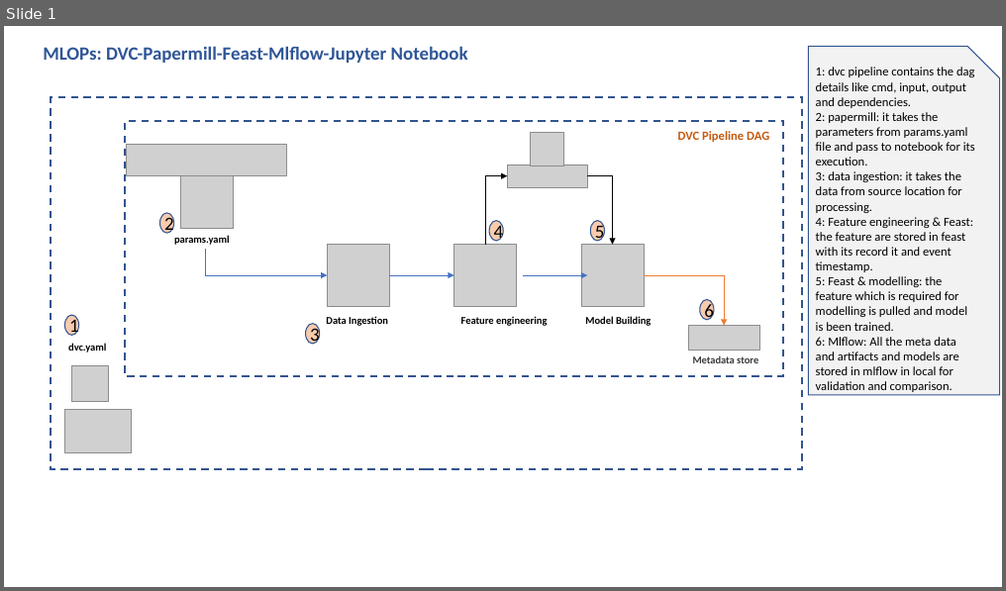
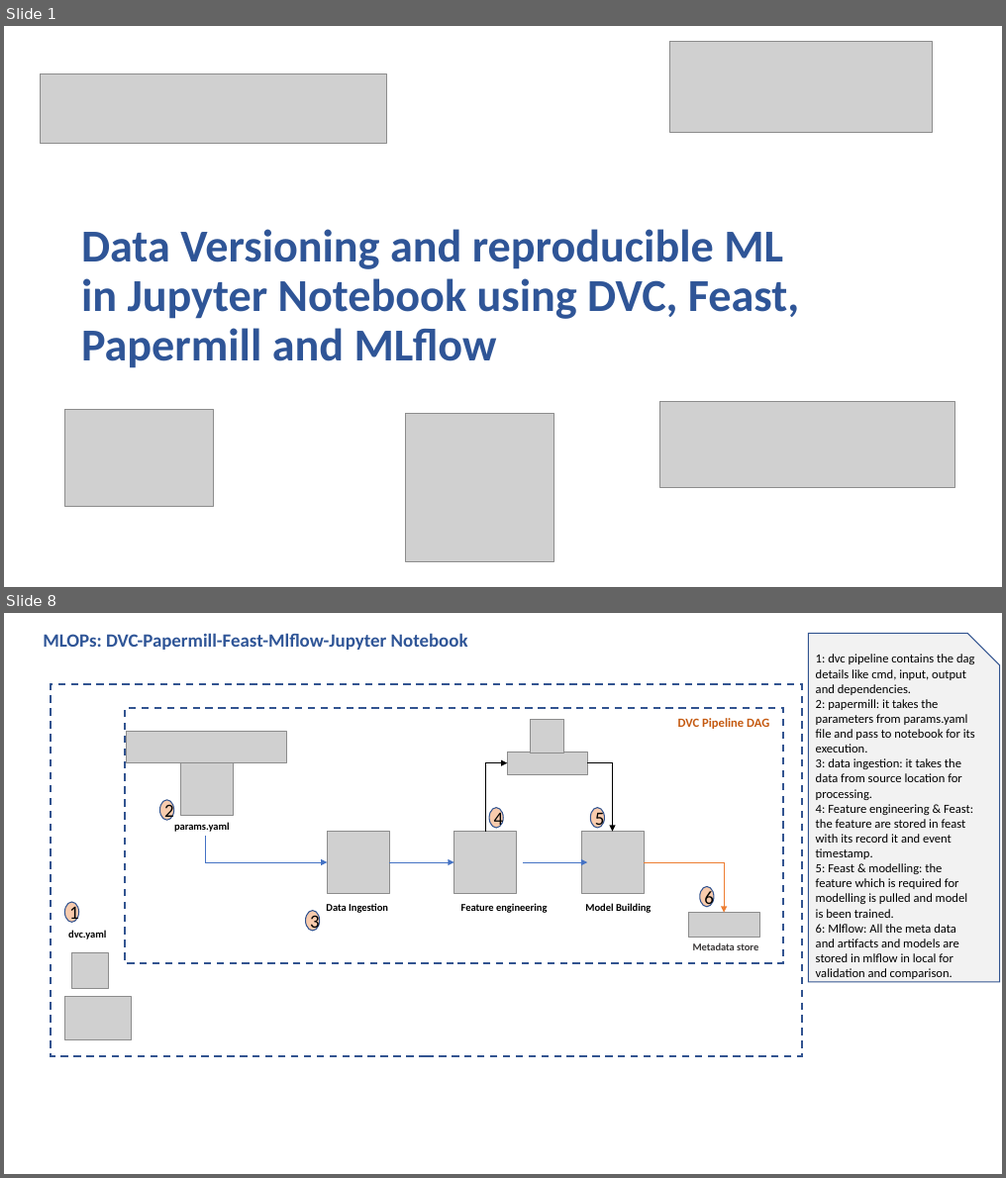
Before and after one commit to KarryHarsh/MLOPS-PoC, a slide deck: Architecture.pptx. Shown one above the other, each under a label of ours: slide 1 before the commit, slides 1 and 8 after it; the slides between them are not shown. The pictures are 1006x591 and 1006x1178 pixels, drawn with LibreOffice and Linux fonts; fonts in the diff are those of the drawing; grey boxes stand for pictures. Boxes give left, top, right and bottom in pixels: in the first picture for what was removed or moved away, otherwise in the second. Text is boxed around its words. In the diff, an @@ line names an element or a change of style, - is before the commit and + after.

```diff
--- a/Architecture.pptx
+++ b/Architecture.pptx
@@ slide 1 added at (4,26,1002,587), background #FFFFFF @@
@@ picture added at (669,41,933,132) @@
@@ picture added at (40,74,386,144) @@
@@ title added at (81,229,799,369), 44 pt, text #2F5597, bold @@
+Data Versioning and reproducible ML in Jupyter Notebook using DVC, Feast, Papermill and MLflow
@@ picture added at (64,410,213,507) @@
@@ picture added at (659,402,954,488) @@
@@ picture added at (405,414,553,562) @@
@@ what was slide 1 is now slide 8 @@
```
Also in this commit, not shown: 6 other slides added, 3 other files.
